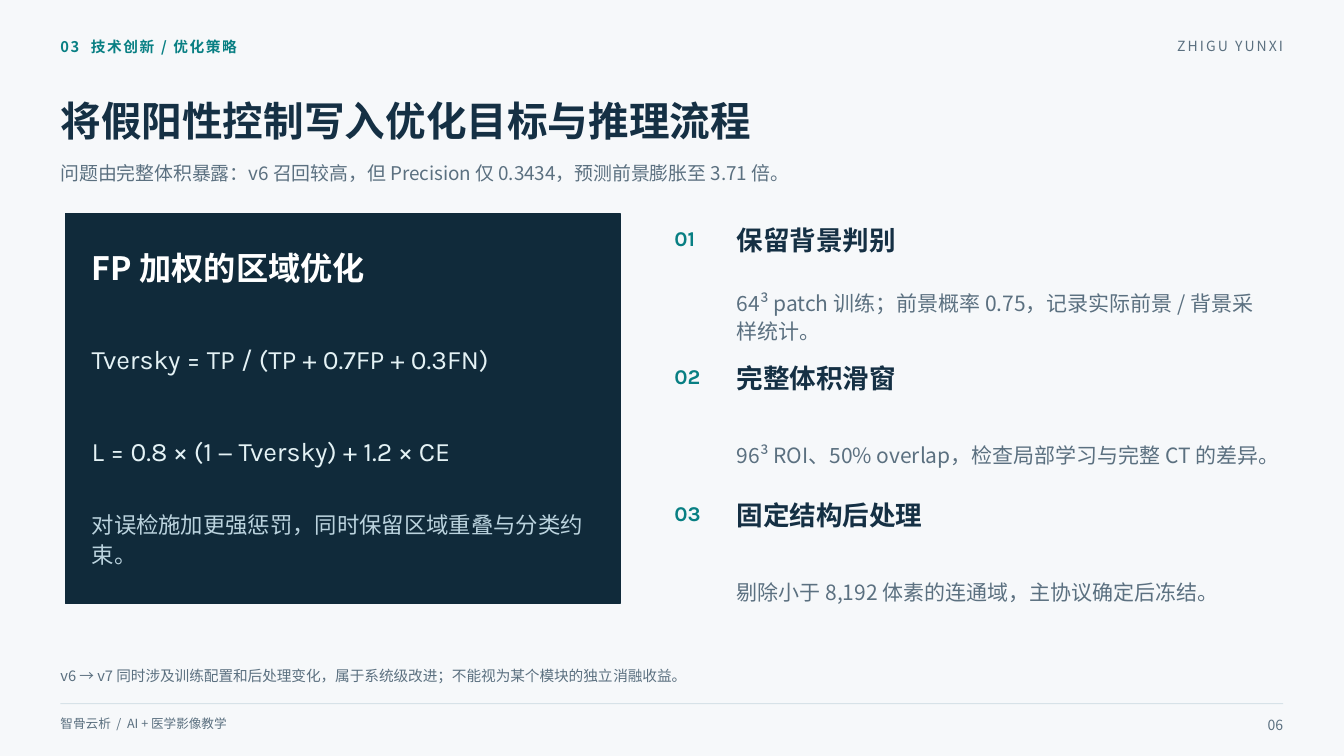
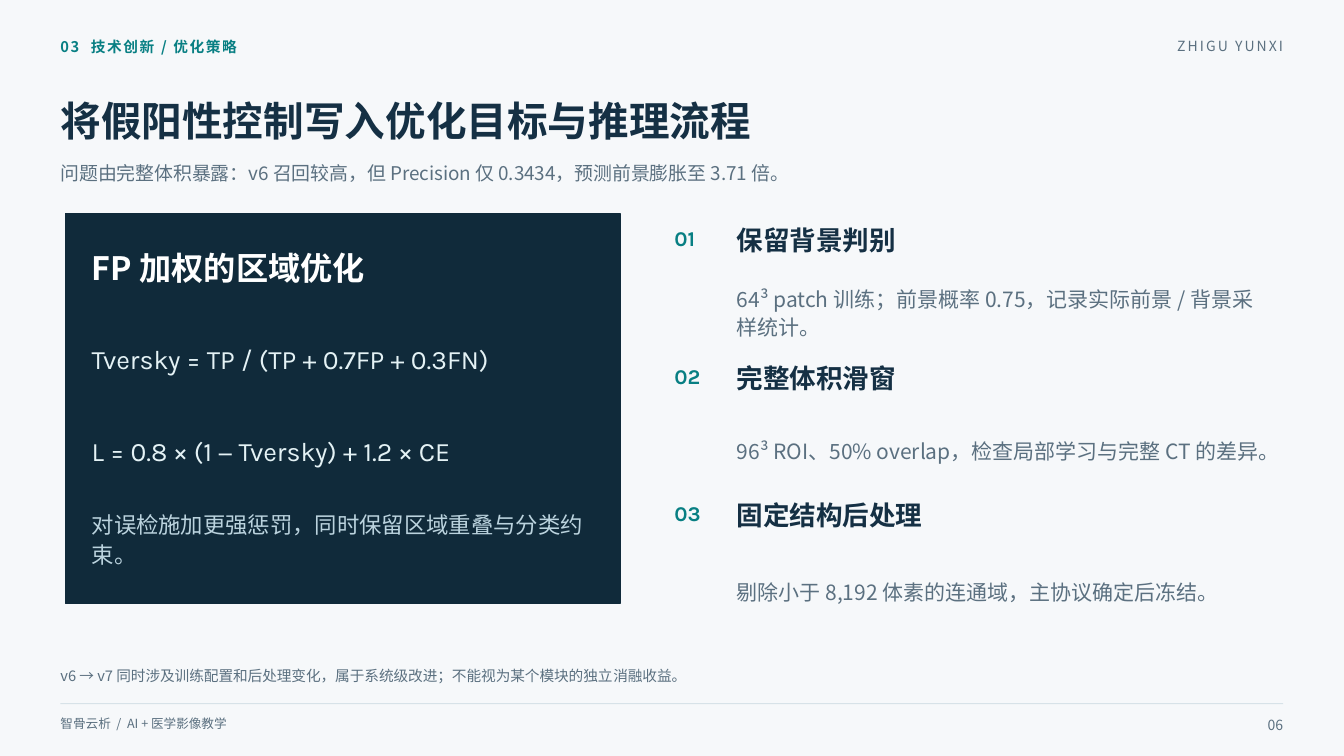
Before and after one commit to 927242768-dotcom/AIC-Competition, a slide deck: slide 6 of 02_答辩PPT/智骨云析_AIC答辩PPT.pptx. Drawn at 1344x756 pixels with LibreOffice and Linux fonts; fonts in the diff are those of the drawing. Boxes give left, top, right and bottom in pixels: in the first picture for what was removed or moved away, otherwise in the second. Text is boxed around its words. In the diff, an @@ line names an element or a change of style, - is before the commit and + after.

```diff
--- a/02_答辩PPT/智骨云析_AIC答辩PPT.pptx
+++ b/02_答辩PPT/智骨云析_AIC答辩PPT.pptx
@@ text "64³ patch 训练；前景概率 0.75，记录实际前景 / ...": place and size @@
-text "64³ patch 训练；前景概率 0.75，记录实际前景 / ..." at box(737, 292, 1254, 341)
+text "64³ patch 训练；前景概率 0.75，记录实际前景 / ..." at box(737, 288, 1254, 337)
@@ text "96³ ROI、50% overlap，检查局部学习与完整 CT 的差异。": place and size @@
-text "96³ ROI、50% overlap，检查局部学习与完整 CT 的差异。" at box(737, 444, 1280, 468)
+text "96³ ROI、50% overlap，检查局部学习与完整 CT 的差异。" at box(737, 440, 1280, 464)
```
Also in this commit, not shown: 4 other slides changed, 9 other files.
